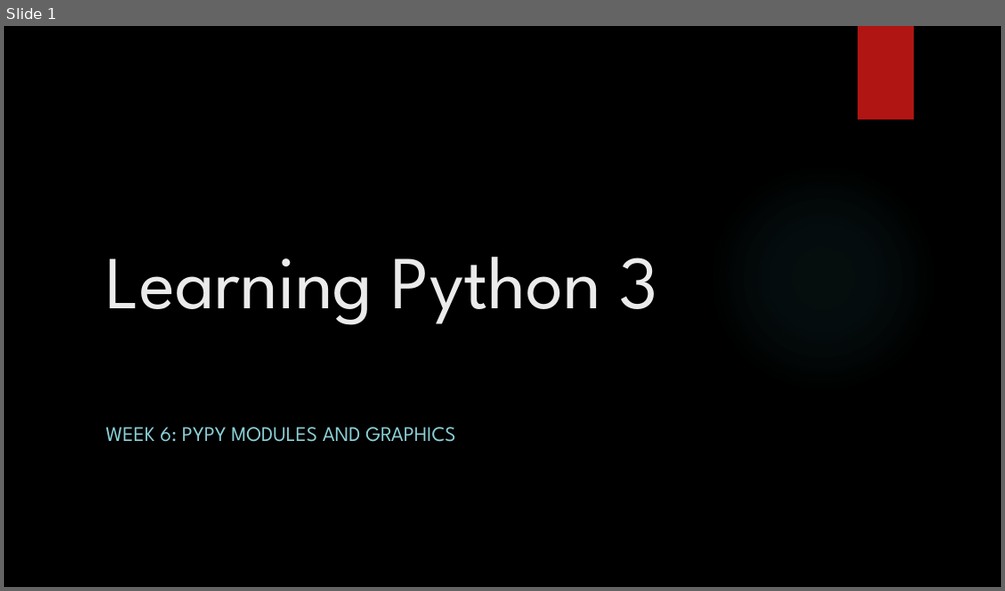
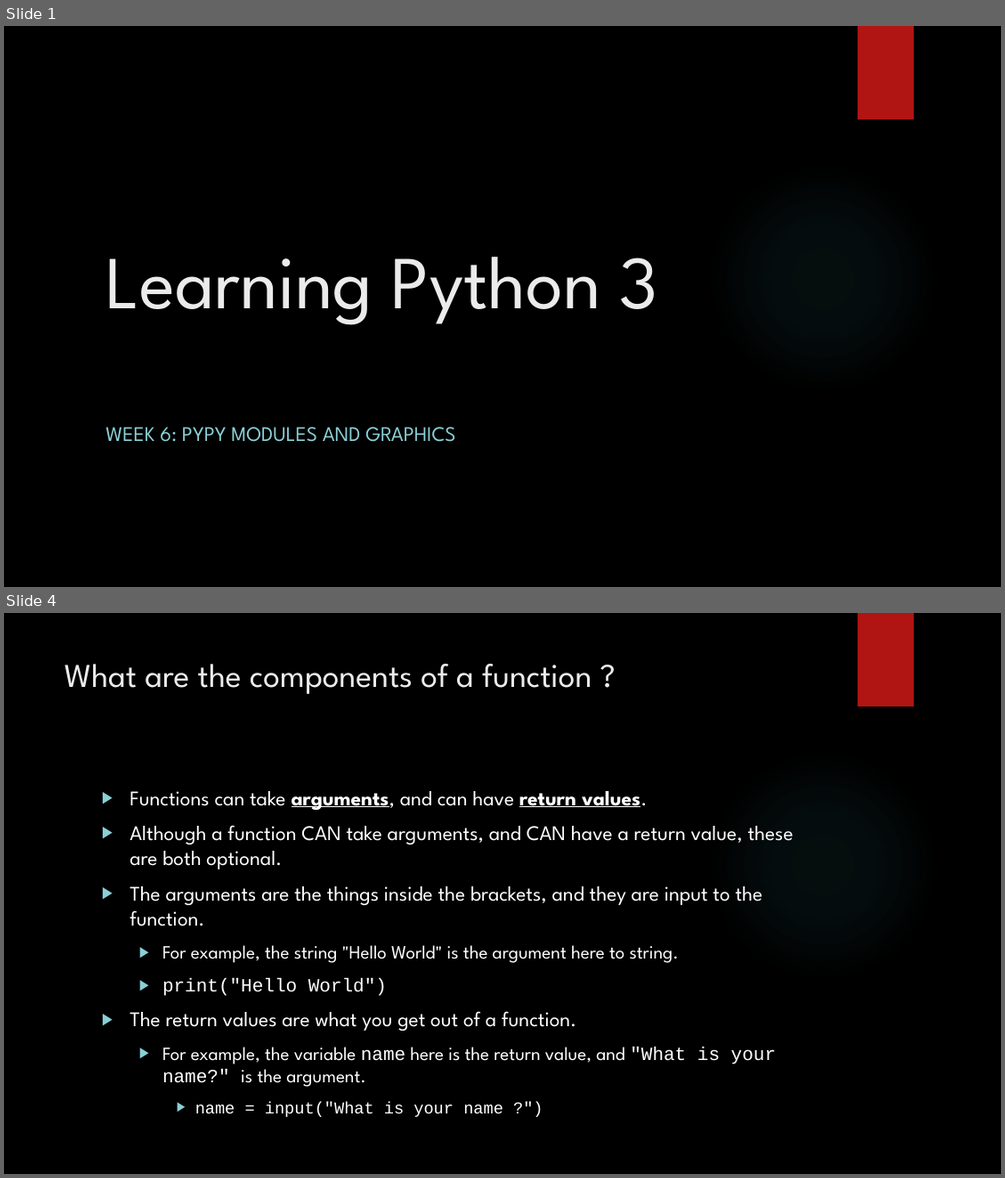
Before and after one commit to davidgroves/DGM_Tutorials, a slide deck: week7/week7.pptx. Shown one above the other, each under a label of ours: slide 1 before the commit, slides 1 and 4 after it; the slides between them are not shown. The pictures are 1005x591 and 1005x1178 pixels, drawn with LibreOffice and Linux fonts; fonts in the diff are those of the drawing; background and template pictures are left out. Boxes give left, top, right and bottom in pixels: in the first picture for what was removed or moved away, otherwise in the second. Text is boxed around its words. In the diff, an @@ line names an element or a change of style, - is before the commit and + after.

```diff
--- a/week7/week7.pptx
+++ b/week7/week7.pptx
@@ slide 4 added at (4,613,1001,1174), background picture (left out); not listed: 2 template elements that a slide beside it also shows @@
@@ title added at (65,664,591,694), 32 pt, text #EBEBEB @@
+What are the components of a function ?
@@ text added at (129,791,793,1117), 20 pt, text #FFFFFF @@
+▶ Functions can take arguments, and can have return values.
+▶ Although a function CAN take arguments, and CAN have a return value, these are both optional.
+▶ The arguments are the things inside the brackets, and they are input to the function.
+  ▶ For example, the string "Hello World" is the argument here to string.
+  ▶ print("Hello World")
+▶ The return values are what you get out of a function.
+  ▶ For example, the variable name here is the return value, and "What is your name?" is the argument.
+    ▶ name = input("What is your name ?")
```
Also in this commit, not shown: 1 slide changed, 14 other slides added, 19 slides removed, 24 other files.
